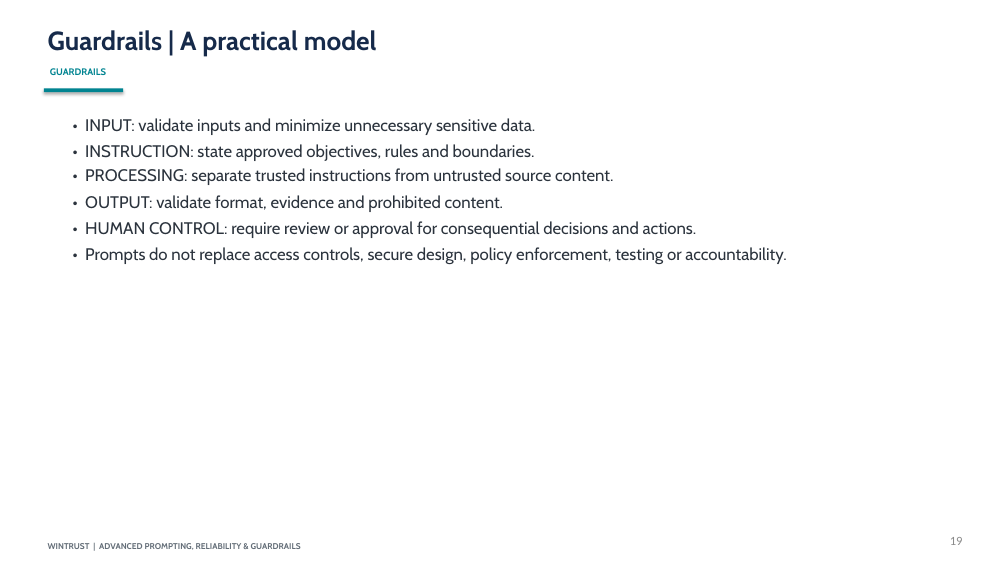
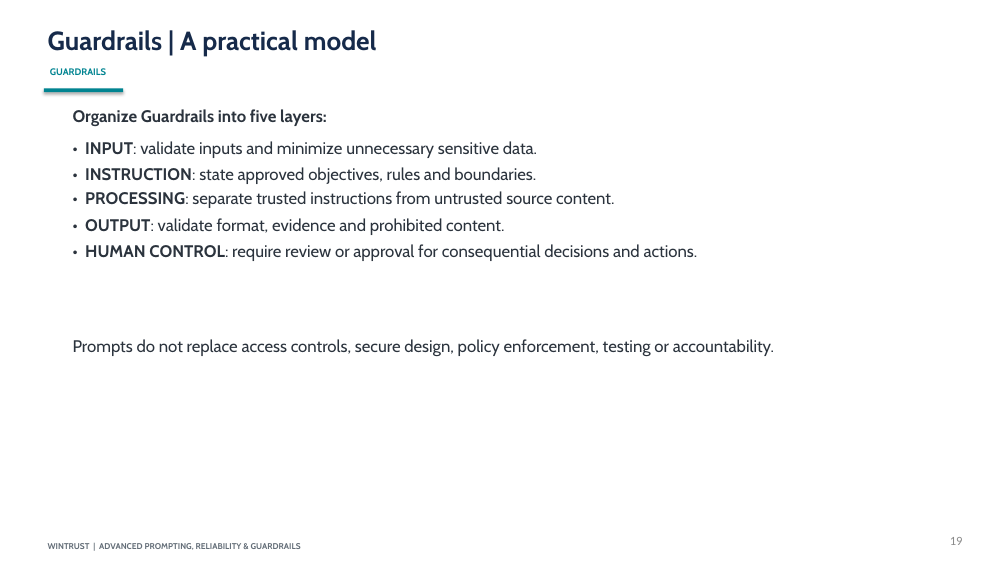
Before and after one commit to AjaySingala/ajs_wt_demos, a slide deck: slide 19 of TrainerDocs/Session_05_Advanced_Prompting_Reliability_Guardrails.pptx. Drawn at 1008x567 pixels with LibreOffice and Linux fonts; fonts in the diff are those of the drawing. Boxes give left, top, right and bottom in pixels: in the first picture for what was removed or moved away, otherwise in the second. Text is boxed around its words. In the diff, an @@ line names an element or a change of style, - is before the commit and + after.

```diff
--- a/TrainerDocs/Session_05_Advanced_Prompting_Reliability_Guardrails.pptx
+++ b/TrainerDocs/Session_05_Advanced_Prompting_Reliability_Guardrails.pptx
@@ text added at (73, 109, 327, 126), 16 pt, text #2B333D, bold @@
+Organize Guardrails into five layers:
@@ text "• INPUT: validate inputs and ..." at (85, 141, 537, 158): bold on in "INPUT:" @@
@@ text "• INSTRUCTION: state approved objectives, ..." at (85, 167, 536, 184): bold on in "INSTRUCTION:" @@
@@ text "• PROCESSING: separate trusted instructions ..." at (85, 191, 614, 208): bold on in "PROCESSING:" @@
@@ 5 texts: place and size @@
-5 texts at (85, 118, 697, 238)
+5 texts at (85, 141, 698, 261)
@@ text "• OUTPUT: validate format, evidence ..." at (85, 218, 504, 235): bold on in "OUTPUT:" @@
@@ text "• HUMAN CONTROL: require review ..." at (85, 244, 698, 261): bold on in "HUMAN CONTROL:" @@
@@ text at (73, 339, 774, 356): text changed @@
-• Prompts do not replace access controls, secure design, policy enforcement, testing or accountability.
+Prompts do not replace access controls, secure design, policy enforcement, testing or accountability.
```
Also in this commit, not shown: 3 other slides changed, 8 other files.
